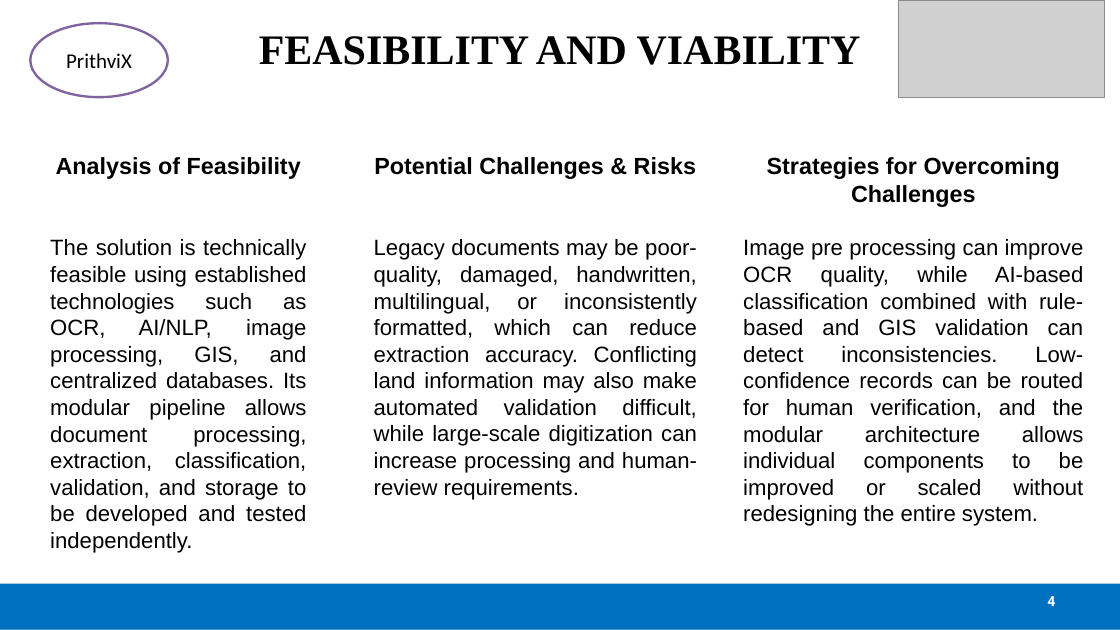
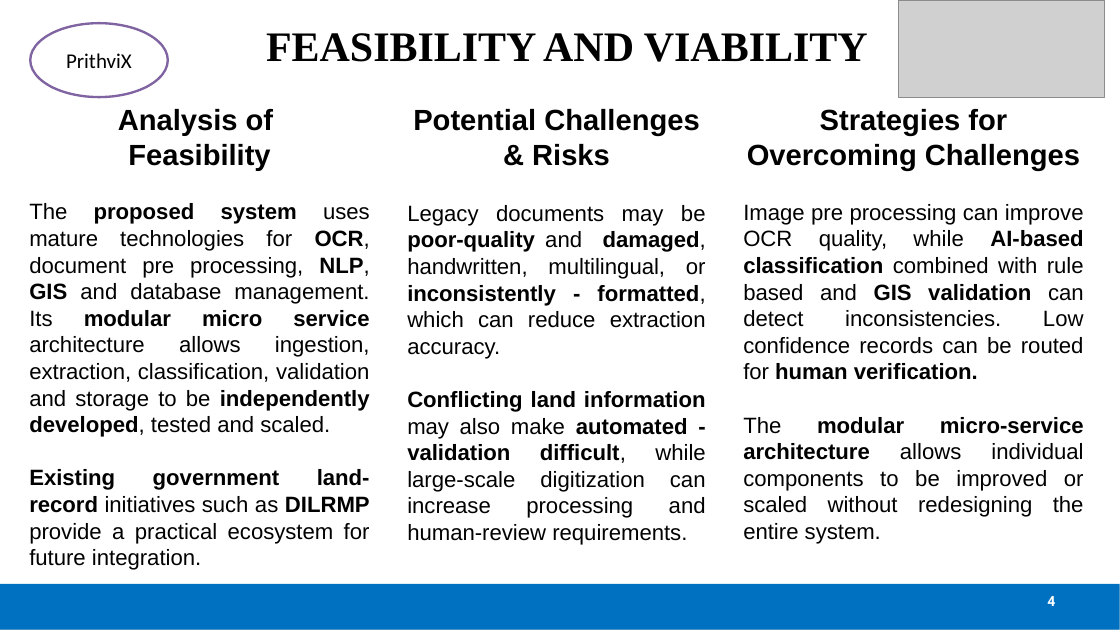
Before and after one commit to anushgs7/SIH-documentation, a slide deck: slide 4 of ppt/SIH2026-PrithviX.pptx. Drawn at 1120x630 pixels with LibreOffice and Linux fonts; fonts in the diff are those of the drawing; grey boxes stand for pictures. Boxes give left, top, right and bottom in pixels: in the first picture for what was removed or moved away, otherwise in the second. Text is boxed around its words. In the diff, an @@ line names an element or a change of style, - is before the commit and + after.

Commit message:
Revised PPT with image resources added

```diff
--- a/ppt/SIH2026-PrithviX.pptx
+++ b/ppt/SIH2026-PrithviX.pptx
@@ title "FEASIBILITY AND VIABILITY": place and size @@
-title "FEASIBILITY AND VIABILITY" at (259, 36, 861, 65)
+title "FEASIBILITY AND VIABILITY" at (266, 33, 868, 62)
@@ text at (29, 109, 370, 570): text changed @@
-Analysis of Feasibility
-The solution is technically feasible using established technologies such as OCR, AI/NLP, image processing, GIS, and centralized databases. Its modular pipeline allows document processing, extraction, classification, validation, and storage to be developed and tested independently.
+Analysis of
+Feasibility
+The proposed system uses mature technologies for OCR, document pre processing, NLP, GIS and database management. Its modular micro service architecture allows ingestion, extraction, classification, validation and storage to be independently developed, tested and scaled.
+Existing government land-record initiatives such as DILRMP provide a practical ecosystem for future integration.
@@ text "Potential Challenges & Risks": place and size @@
-text "Potential Challenges & Risks" at (374, 157, 697, 500)
+text "Potential Challenges & Risks" at (407, 109, 706, 545)
@@ text at (413, 109, 699, 166): size 20 to 25 pt in "Potential Challenges & Risks" @@
@@ text "Strategies for Overcoming Challenges": place and size @@
-text "Strategies for Overcoming Challenges" at (743, 157, 1084, 526)
+text "Strategies for Overcoming Challenges" at (743, 109, 1084, 544)
@@ text at (747, 109, 1080, 171): size 20 to 25 pt in "Strategies for Overcoming Challenges" @@
@@ text at (407, 205, 706, 545): text changed @@
-Legacy documents may be poor-quality, damaged, handwritten, multilingual, or inconsistently formatted, which can reduce extraction accuracy. Conflicting land information may also make automated validation difficult, while large-scale digitization can increase processing and human-review requirements.
+Legacy documents may be poor-quality and damaged, handwritten, multilingual, or inconsistently - formatted, which can reduce extraction accuracy.
+Conflicting land information may also make automated - validation difficult, while large-scale digitization can increase processing and human-review requirements.
@@ text at (743, 204, 1084, 544): text changed @@
-Image pre processing can improve OCR quality, while AI-based classification combined with rule-based and GIS validation can detect inconsistencies. Low-confidence records can be routed for human verification, and the modular architecture allows individual components to be improved or scaled without redesigning the entire system.
+Image pre processing can improve OCR quality, while AI-based classification combined with rule based and GIS validation can detect inconsistencies. Low confidence records can be routed for human verification.
+The modular micro-service architecture allows individual components to be improved or scaled without redesigning the entire system.
```
Also in this commit, not shown: 5 other slides changed, 6 other files.
